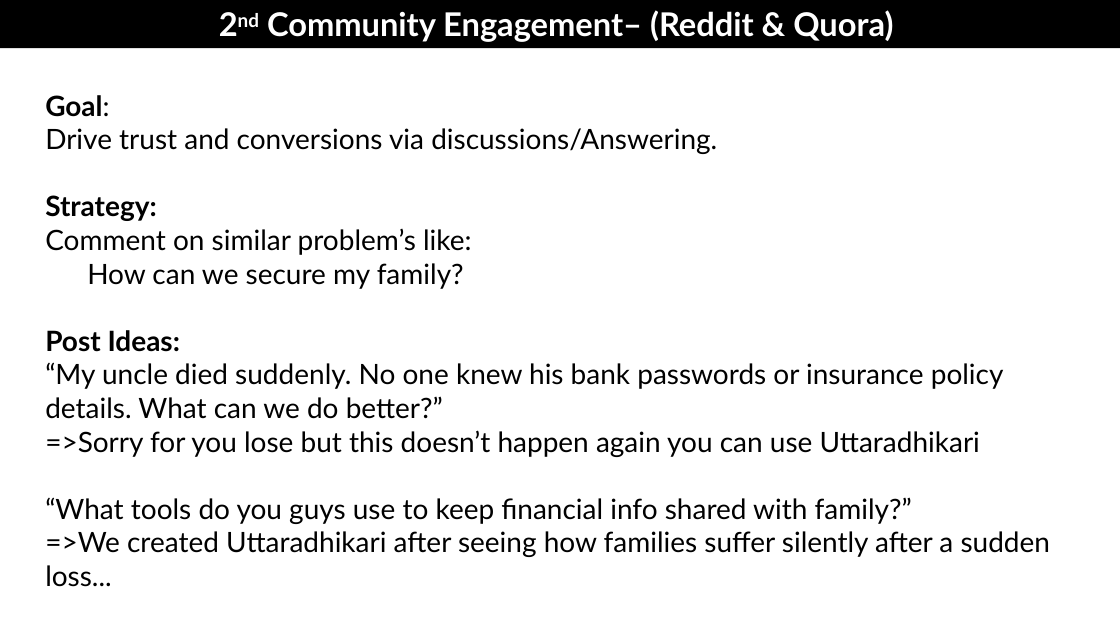
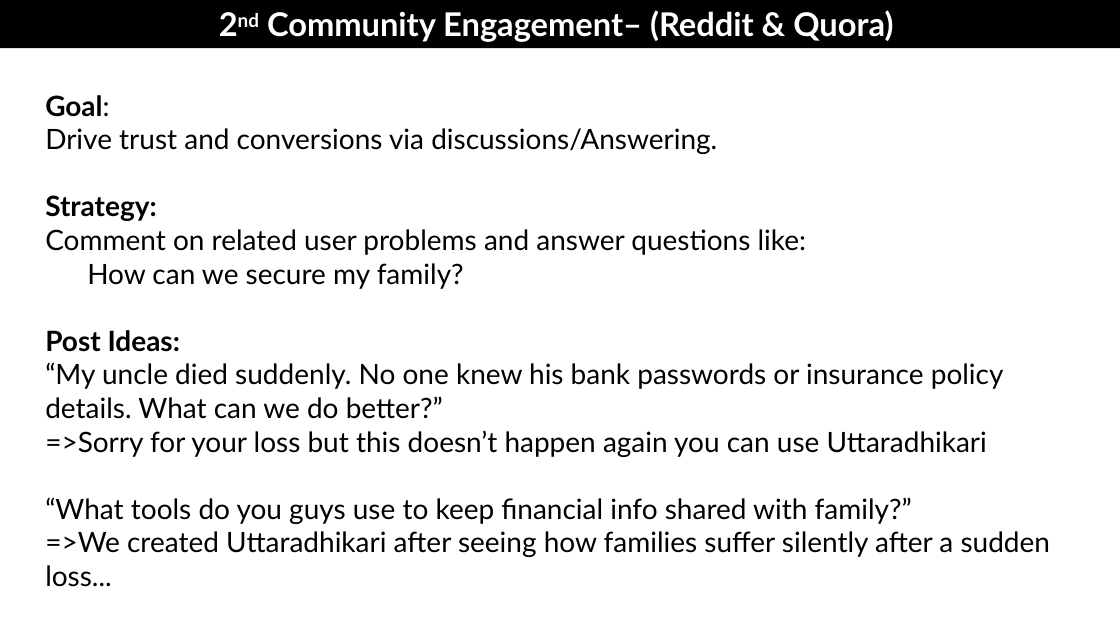
Before and after one commit to Pankajrawat21012001/UTTARADHIKARI, a slide deck: slide 5 of PLAN FOR FREE MARKETING.pptx. Drawn at 1120x630 pixels with LibreOffice and Linux fonts; fonts in the diff are those of the drawing. Boxes give left, top, right and bottom in pixels: in the first picture for what was removed or moved away, otherwise in the second. Text is boxed around its words. In the diff, an @@ line names an element or a change of style, - is before the commit and + after.

```diff
--- a/PLAN FOR FREE MARKETING.pptx
+++ b/PLAN FOR FREE MARKETING.pptx
@@ text at bbox=[45, 229, 807, 255]: text changed @@
-Comment on similar problem’s like:
+Comment on related user problems and answer questions like:
@@ text at bbox=[45, 430, 987, 457]: text changed @@
-=>Sorry for you lose but this doesn’t happen again you can use Uttaradhikari
+=>Sorry for your loss but this doesn’t happen again you can use Uttaradhikari
```
Also in this commit, not shown: 3 other slides changed, 3 other files.
